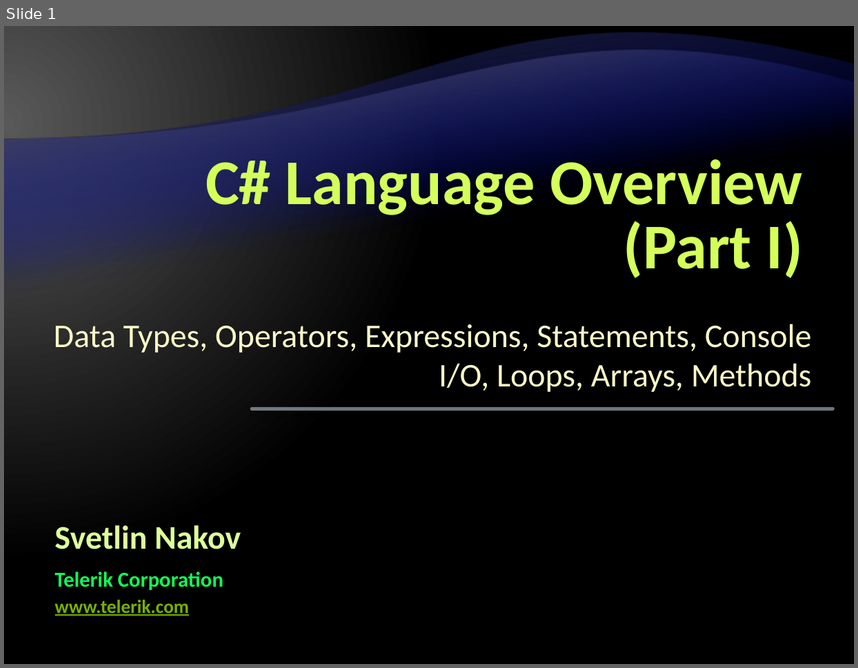
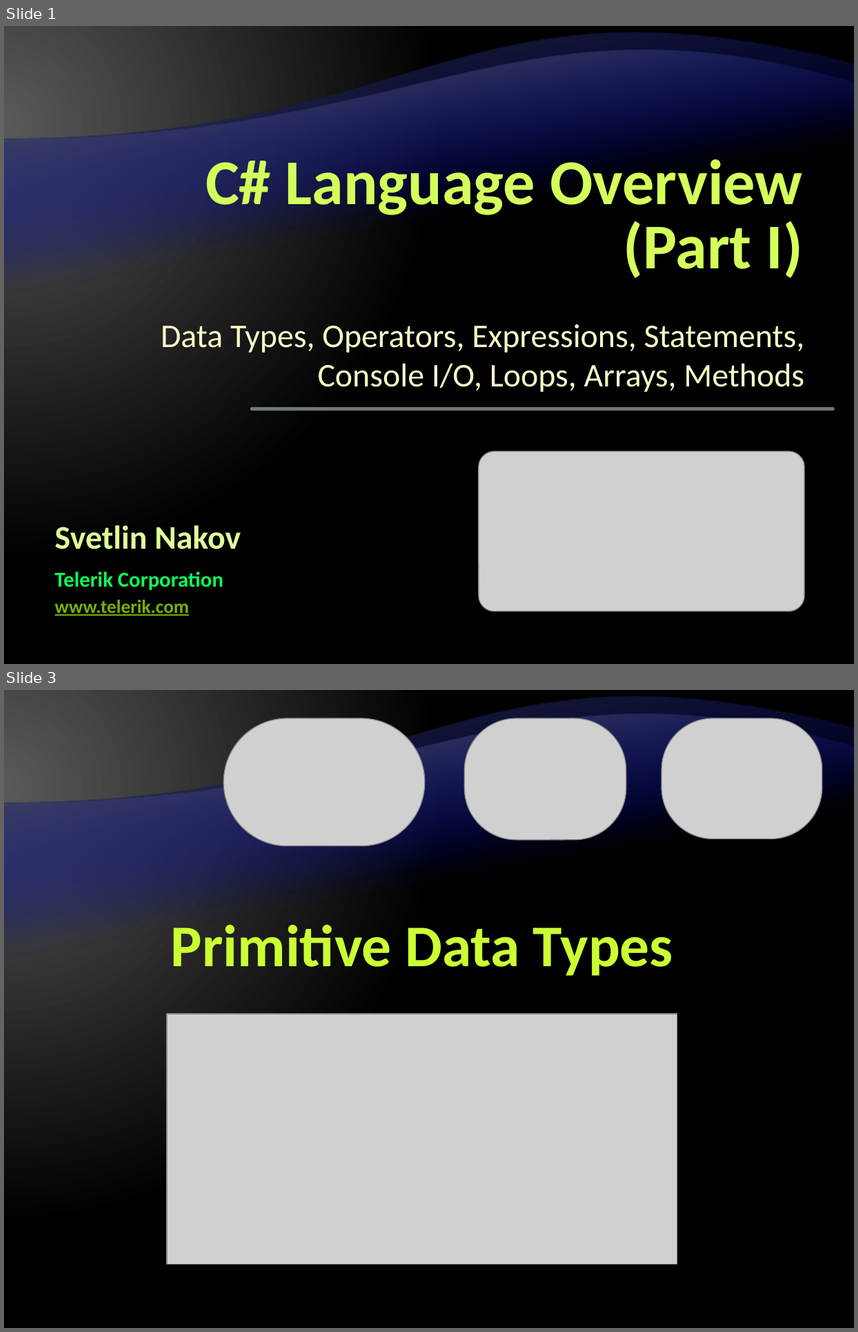
Before and after one commit to Graveheart/aspnetcourse, a slide deck: lectures/2. C# Language Overview - Part I.pptx. Shown one above the other, each under a label of ours: slide 1 before the commit, slides 1 and 3 after it; the slides between them are not shown. The pictures are 858x668 and 858x1332 pixels, drawn with LibreOffice and Linux fonts; fonts in the diff are those of the drawing; grey boxes stand for pictures; background and template pictures are left out. Boxes give left, top, right and bottom in pixels: in the first picture for what was removed or moved away, otherwise in the second. Text is boxed around its words. In the diff, an @@ line names an element or a change of style, - is before the commit and + after.

```diff
--- a/lectures/2. C# Language Overview - Part I.pptx
+++ b/lectures/2. C# Language Overview - Part I.pptx
@@ slide 3 added at [4,690,854,1328], background gradient #595959 to #000000; not listed: 2 template elements that a slide beside it also shows @@
@@ picture added at [223,718,425,845] @@
@@ picture added at [465,718,626,840] @@
@@ picture added at [662,718,822,839] @@
@@ title added at [171,925,673,976], 50 pt, text #CCFF33, bold @@
+Primitive Data Types
@@ picture added at [168,1014,677,1264] @@
@@ slide 1 changed as well @@
@@ subtitle "Data Types, Operators, Expressions, Statements, ..." rewrapped from [54,323,812,392] to [161,324,805,392] @@
@@ picture added at [479,450,804,610] @@
```
Also in this commit, not shown: 1 other slide changed, 104 other slides added, 1 slide removed.
